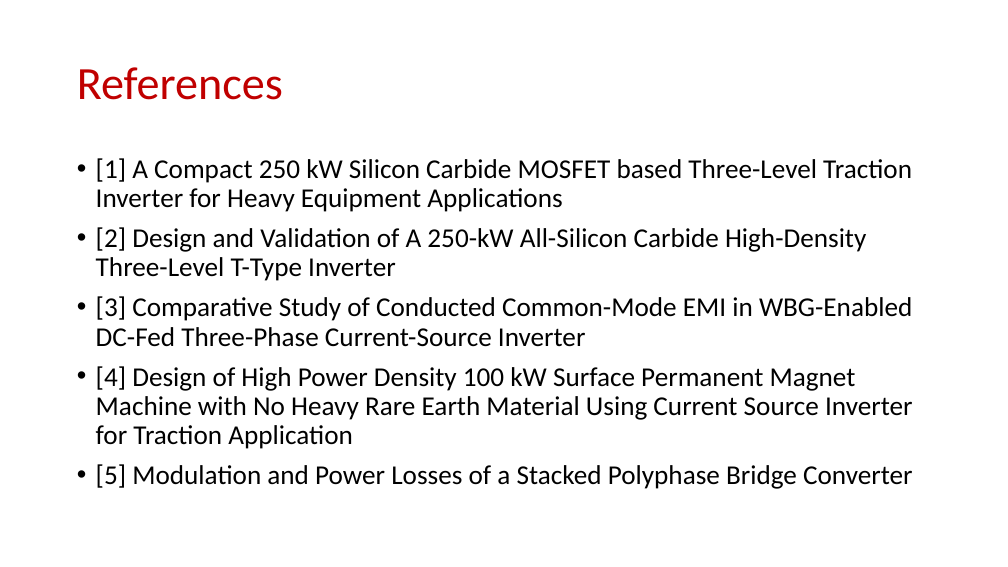
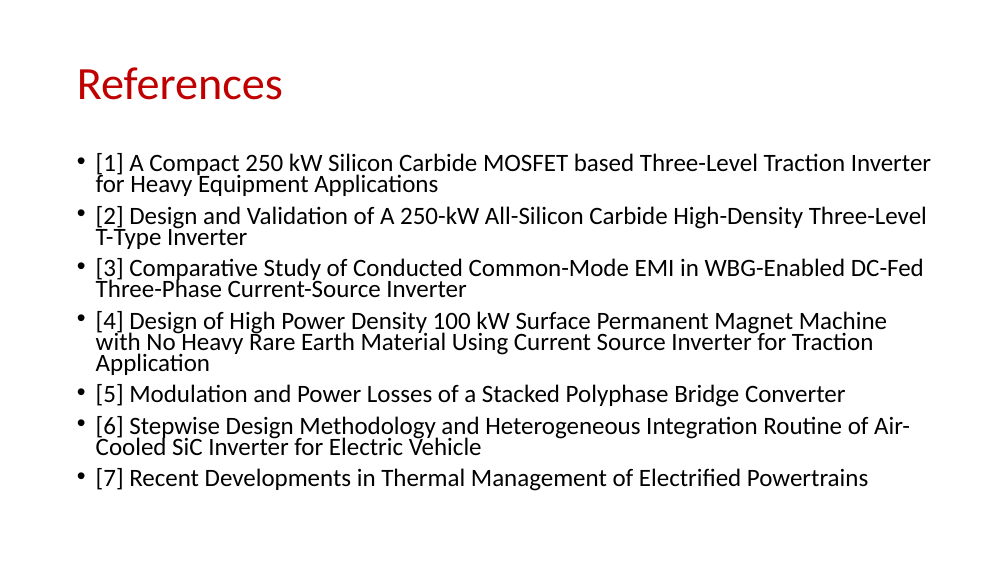
Before and after one commit to EnesAyaz/KTH, a slide deck: slide 21 of Weekly-Reports/InverterDesignConsideration.pptx (slide 11 before the commit). Drawn at 1008x567 pixels with LibreOffice and Linux fonts; fonts in the diff are those of the drawing. Boxes give left, top, right and bottom in pixels: in the first picture for what was removed or moved away, otherwise in the second. Text is boxed around its words. In the diff, an @@ line names an element or a change of style, - is before the commit and + after.

```diff
--- a/Weekly-Reports/InverterDesignConsideration.pptx
+++ b/Weekly-Reports/InverterDesignConsideration.pptx
@@ text at (x1=96, y1=153, x2=931, y2=407): size 25.9 to 23.8 pt in "[1] A Compact 250 kW Silicon Carbide ...", "[2] Design and Validation of A 250-kW ...", "[3] Comparative Study of Conducted Common-Mode EMI ...", "[4] Design of High Power Density 100 ..." and 1 more places; line spacing 0.9 to 0.7 @@
@@ text at (x1=96, y1=416, x2=910, y2=491): paragraphs added @@
+• [6] Stepwise Design Methodology and Heterogeneous Integration Routine of Air-Cooled SiC Inverter for Electric Vehicle
+• [7] Recent Developments in Thermal Management of Electrified Powertrains
```
Also in this commit, not shown: 4 other slides changed, 13 slides added, 2 slides removed, 2 other files.
